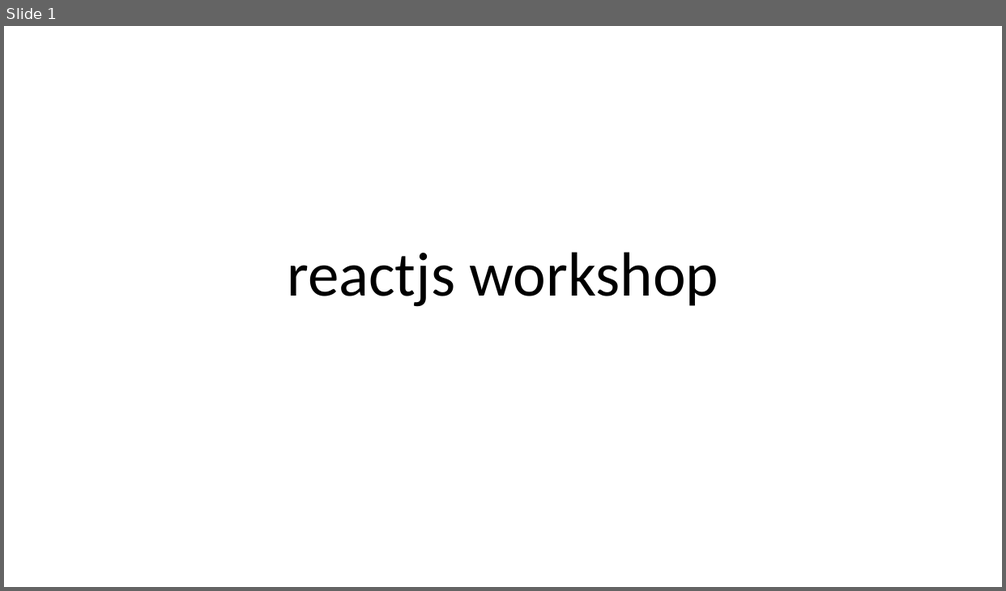
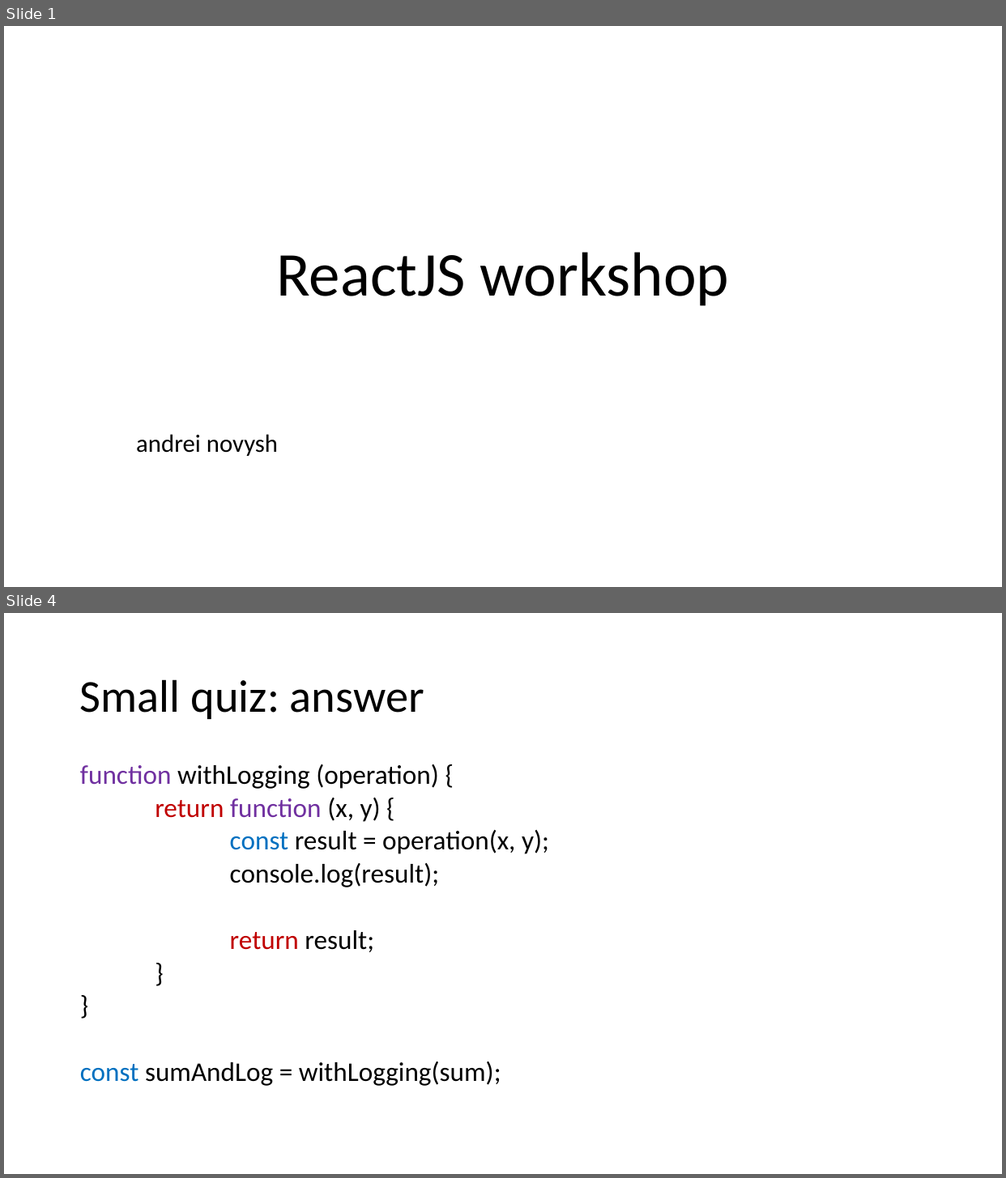
Before and after one commit to whiteb3ar/itechconfessional, a slide deck: reactjs workshop.pptx. Shown one above the other, each under a label of ours: slide 1 before the commit, slides 1 and 4 after it; the slides between them are not shown. The pictures are 1006x591 and 1006x1178 pixels, drawn with LibreOffice and Linux fonts; fonts in the diff are those of the drawing. Boxes give left, top, right and bottom in pixels: in the first picture for what was removed or moved away, otherwise in the second. Text is boxed around its words. In the diff, an @@ line names an element or a change of style, - is before the commit and + after.

```diff
--- a/reactjs workshop.pptx
+++ b/reactjs workshop.pptx
@@ slide 4 added at box(4, 613, 1002, 1174), background #FFFFFF @@
@@ title added at box(80, 679, 424, 719), 44 pt, text #000000 @@
+Small quiz: answer
@@ text added at box(80, 764, 549, 1086), 25.9 pt, text #000000 @@
+function withLogging (operation) {
+return function (x, y) {
+const result = operation(x, y);
+console.log(result);
+return result;
+}
+}
+const sumAndLog = withLogging(sum);
@@ slide 1 changed as well @@
@@ title at box(276, 252, 730, 306): text changed @@
-reactjs workshop
+ReactJS workshop
@@ subtitle added at box(136, 434, 278, 456), 24 pt, text #000000 @@
+andrei novysh
```
Also in this commit, not shown: 2 other slides changed, 3 other slides added, 2 slides removed, 29 other files.
